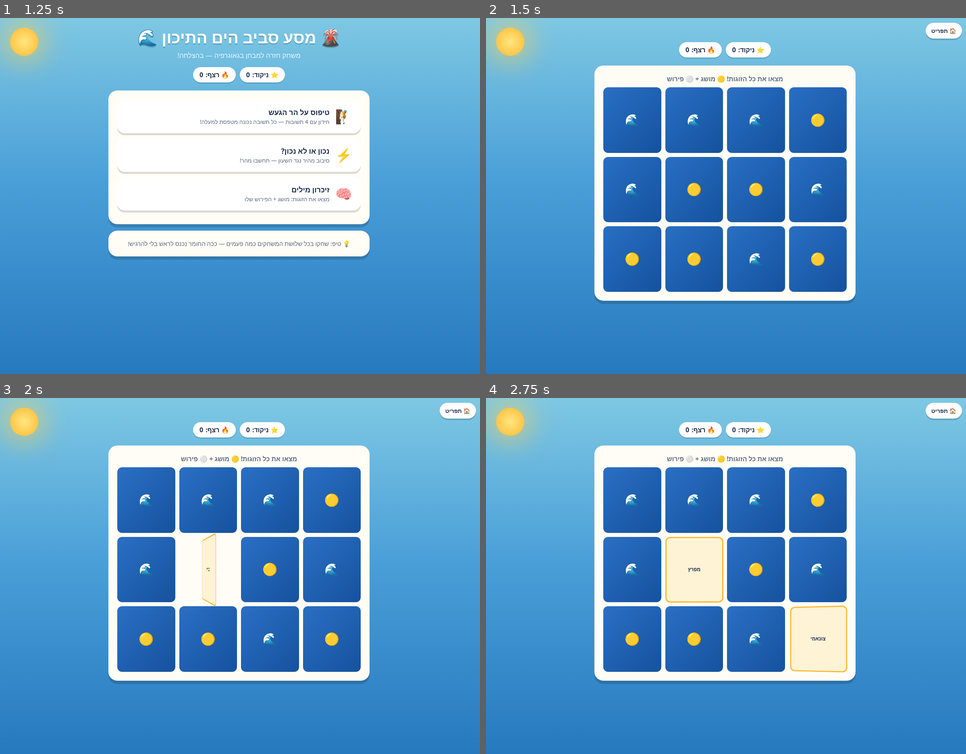
Above: before the commit, frames 1-4 (two rows, left to right).
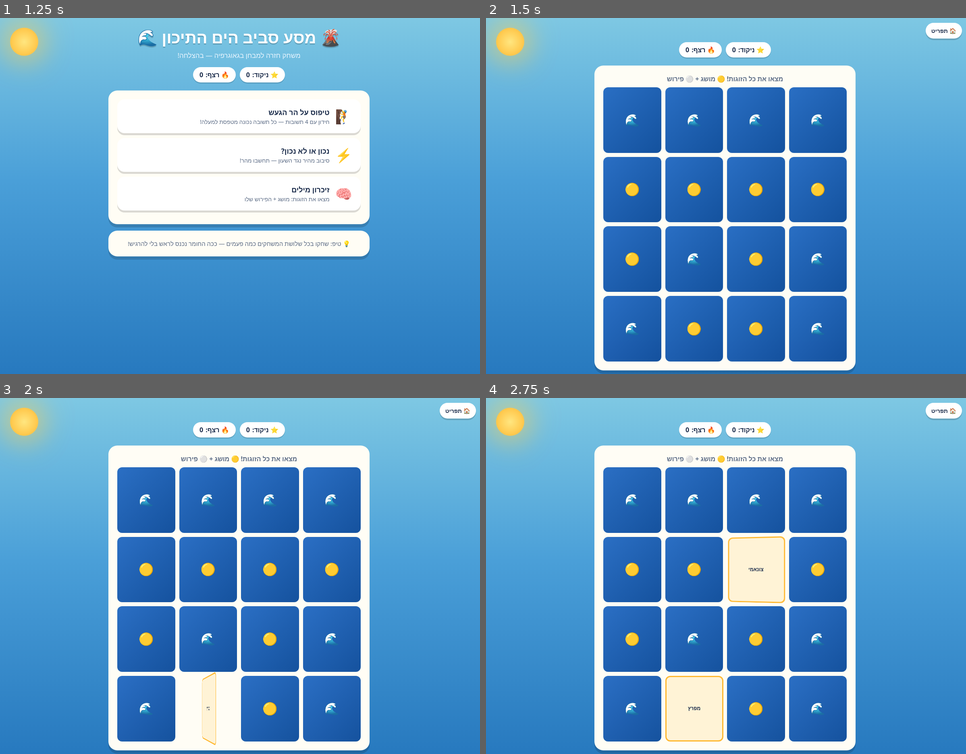
Above: after the commit, the same moments.

Repository: ohadk/homeworks-games
Game: browser game, page ido/geography/2026-11-16-mediterranean/index.html
The game is run twice, just before and just after one commit, with the same random seed, the same clock (stepped at 60 frames per second) and the same inputs.
Inputs:
- Up to frame 1 (1.25 s): no input
- Up to frame 2 (1.5 s): click "🧠 זיכרון מילים מצאו את הזוגות…" at 1.27 s
- Up to frame 3 (2 s): click "🟡 מפרץ" at 1.87 s
- Up to frame 4 (2.75 s): click "🟡 צונאמי" at 2.47 s

Frame 1 is identical in both runs. In frame 2, 12% of the frame differs, in the area x 22-77%, y 26-100%; in frame 3, 14%; in frame 4, 19%.

Commit message:
Add chapters 1-2: straits and canals, small seas, evaporation and water sources, salinity, storms and breakwaters, currents, developed vs developing
Co-Authored-By: Claude Fable 5 <noreply@anthropic.com>

Diff:
--- a/ido/geography/2026-11-16-mediterranean/index.html
+++ b/ido/geography/2026-11-16-mediterranean/index.html
@@ -299,6 +299,58 @@
     fact: "סביב הים התיכון יש רכסים גבוהים מאוד (האלפים), גבוהים פחות (האפנינים) ונמוכים (הגליל)." },
   { q: "על פני מה משתרע רכס הרי האלפים?", a: ["כמה מדינות באירופה", "מדינה אחת בלבד", "צפון אפריקה", "האי סיציליה"],
     fact: "והפסגה הגבוהה ברכס היא המון בלאן — כ-4,800 מטר." },
+  { q: "כמה מדינות שוכנות סביב הים התיכון?", a: ["20", "10", "5", "50"],
+    fact: "והן משתייכות לשלוש יבשות: אירופה, אסיה ואפריקה." },
+  { q: "לאילו יבשות שייכות המדינות שסביב הים התיכון?", a: ["אירופה, אסיה ואפריקה", "אירופה ואמריקה", "רק אפריקה", "אסיה ואוסטרליה"],
+    fact: "20 מדינות בשלוש יבשות — וכולן חולקות מאפיינים 'ים תיכוניים'." },
+  { q: "איזה מצר מחבר את הים התיכון לאוקיינוס האטלנטי?", a: ["מצר גיברלטר", "מצר הבוספורוס", "תעלת סואץ", "מצר הדרדנלים"],
+    fact: "גיברלטר נמצא במערב — ודרכו נכנסים רוב המים החדשים לים התיכון." },
+  { q: "אילו מצרים מחברים את הים התיכון לים השחור?", a: ["הבוספורוס והדרדנלים", "גיברלטר וסואץ", "מצר מסינה", "אין מעבר לים השחור"],
+    fact: "הם בצפון-מזרח, וים השיש (מרמרה) נמצא ביניהם. הבוספורוס עובר ממש בתוך איסטנבול!" },
+  { q: "מה מחבר את הים התיכון לים סוף?", a: ["תעלת סואץ", "מצר גיברלטר", "מצר הבוספורוס", "נהר הנילוס"],
+    fact: "תעלת סואץ נחפרה בידי בני אדם לפני כ-140 שנה." },
+  { q: "מה ההבדל בין מצר לתעלה ימית?", a: ["מצר הוא מעבר טבעי, תעלה נחפרה בידי אדם", "מצר תמיד רחב יותר", "אין שום הבדל", "מצר מלאכותי, תעלה טבעית"],
+    fact: "גיברלטר — מצר טבעי. סואץ — תעלה שבני אדם חפרו." },
+  { q: "באיזה שיא עולמי מחזיק הים התיכון?", a: ["הים הסגור (כמעט) הגדול בעולם", "הים העמוק בעולם", "הים הקר בעולם", "הים עם הכי הרבה דגים"],
+    fact: "שלוש יבשות מקיפות אותו, ורק שלושה פתחים צרים מחברים אותו לימים אחרים." },
+  { q: "אילו ימים קטנים נכללים בחלקו הצפוני של הים התיכון?", a: ["האגאי, היוני, הטירני והאדריאטי", "ים סוף וים המלח", "הים השחור והכספי", "האוקיינוס האטלנטי וים מרמרה"],
+    fact: "בכל אחד מהם שונות הטמפרטורה, כמות הדגים ומידת המליחות." },
+  { q: "למה פני הים התיכון לא יורדים למרות ההתאדות הגדולה?", a: ["כי כל הזמן נכנסים אליו מים חדשים", "כי אין בו התאדות בכלל", "כי הוא קפוא בחורף", "כי הוא מחובר רק לנהר אחד"],
+    fact: "בלי מים חדשים פני הים היו יורדים כ-120 ס\"מ בכל שנה!" },
+  { q: "מהו מקור המים העיקרי של הים התיכון?", a: ["האוקיינוס האטלנטי, דרך מצר גיברלטר", "גשמי הקיץ", "תעלת סואץ", "מי תהום מהמדבר"],
+    fact: "מקורות נוספים: נהרות ונחלים, מים מהים השחור דרך הבוספורוס, וגשמי החורף." },
+  { q: "איפה מי הים התיכון מלוחים יותר?", a: ["בחלק הדרומי והמזרחי", "בחלק הצפוני", "ליד שפכי הנהרות", "בכל מקום אותו דבר"],
+    fact: "בדרום חם ויבש — ההתאדות גדולה, וכמעט אין נהרות שמוסיפים מים מתוקים." },
+  { q: "למה המים בצפון הים התיכון מלוחים פחות?", a: ["נהרות רבים וגשמים מוסיפים שם מים מתוקים", "כי שם קר והמלח קופא", "כי אין שם דגים", "כי שם הים עמוק יותר"],
+    fact: "וגם ההתאדות שם קטנה יותר, כי האקלים קריר יותר." },
+  { q: "מה קורה למלח כשמי ים מתאדים?", a: ["נשאר במים — והמליחות עולה", "מתאדה יחד עם המים", "הופך לחול", "נעלם"],
+    fact: "ככה גם מפיקים מלח בבריכות מלח לאורך החוף — המים מתאדים והמלח נשאר." },
+  { q: "איפה יש יותר דגים בים התיכון?", a: ["בחלק הצפוני, שבו המים מלוחים פחות", "בחלק הדרומי המלוח יותר", "אין דגים בים התיכון", "רק ליד תעלת סואץ"],
+    fact: "רוב מיני הדגים מתאימים לחיות במים שמידת המליחות שלהם אינה גבוהה." },
+  { q: "מהי התפלת מי ים?", a: ["הפקת מי שתייה ממי ים בהרחקת המלחים", "הוספת מלח למים", "חימום מי הים", "ניקוי החופים"],
+    fact: "ככל שהמים מלוחים יותר — תהליך ההתפלה קשה ויקר יותר." },
+  { q: "מתי מתרחשות רוב הסערות בים התיכון?", a: ["בחורף", "בקיץ", "רק באביב", "כל השנה באותה מידה"],
+    fact: "מזג אוויר סוער ורוחות חזקות — ובים מתפתחת סערה עם גלים ענקיים." },
+  { q: "לאיזה גובה מגיעים הגלים בסערה חזקה?", a: ["5–8 מטרים, כמו בניין של 2–3 קומות", "חצי מטר", "50 מטר", "קילומטר"],
+    fact: "הגלים העצומים האלה הם מהגורמים החשובים שמשנים את צורת החוף." },
+  { q: "מהו שובר גלים?", a: ["קיר שבונים בים כדי להגן על נמל מהגלים", "גל ענק במיוחד", "סלע טבעי באמצע הים", "סוג של ספינה"],
+    fact: "מלחים בנו שוברי גלים כבר לפני אלפי שנים — אפשר לראות אותם גם בחופי ישראל." },
+  { q: "איך נוצרים חלוקי האבן העגולים שעל החוף?", a: ["הגלים משייפים ומלטשים שברי סלעים במשך שנים", "הם נופלים מהשמיים", "דגים מגלגלים אותם", "בני אדם מפסלים אותם"],
+    fact: "הגלים שוברים סלעים מהמצוק, ואז מלטשים אותם לאט-לאט עד שהם חלקים ועגולים." },
+  { q: "מהו זרם ימי?", a: ["תנועה של מי ים ממקום למקום בכיוון אחד", "גל גבוה במיוחד", "רוח חזקה מעל הים", "מערבולת של דגים"],
+    fact: "הזרם העיקרי נכנס מהאוקיינוס האטלנטי דרך מצר גיברלטר ומקיף את הים התיכון." },
+  { q: "באיזו מהירות נעים רוב הזרמים בים התיכון?", a: ["כ-2 קמ\"ש — כמו הליכה איטית", "כ-100 קמ\"ש — כמו מכונית", "הם לא זזים בכלל", "כ-1,000 קמ\"ש"],
+    fact: "במעברים צרים, כמו בין איטליה לסיציליה, הזרם מהיר יותר — כ-4 קמ\"ש, כמו ריצה קלה." },
+  { q: "מה הזרמים נושאים איתם ממקום למקום?", a: ["חומרי סחף, חומרי פסולת ובעלי חיים ימיים", "רק מים נקיים", "עננים", "חול מהמדבר בלבד"],
+    fact: "כך הזרמים משנים את צורת החופים — ולפעמים גם מפזרים זיהום." },
+  { q: "מה מאפיין מדינה מפותחת?", a: ["תשתיות, חינוך ושירותים ברמה גבוהה", "שטח גדול במיוחד", "הרבה הרים", "חופים ארוכים"],
+    fact: "תשתיות = חשמל, מים, תחבורה ותקשורת. רוב תושביהן גרים בערים." },
+  { q: "איפה נמצאות רוב המדינות המתפתחות של אזור הים התיכון?", a: ["בדרום ובמזרח", "בצפון", "באירופה", "אין מדינות כאלה"],
+    fact: "במדינות מתפתחות רבים גרים בכפרים, ולא בכל בית יש חשמל, מים זורמים או בית ספר קרוב." },
+  { q: "למה הים התיכון נקרא 'גשר בין תרבויות'?", a: ["כי אלפי שנים עמים הפליגו בו, סחרו והחליפו מנהגים ומוצרים", "כי בנוי מעליו גשר ענק", "כי אסור לשוט בו", "כי הוא מחולק לשני חלקים"],
+    fact: "ספינות שטות בים התיכון כבר יותר מ-2,600 שנה — יש ציורים שלהן על כדים יווניים עתיקים!" },
+  { q: "מהי התאדות?", a: ["מים שמתחממים והופכים לאדים שעולים לאוויר", "ירידת גשם חזק", "קפיאת מים", "זרימת נהר אל הים"],
+    fact: "בגלל הקיץ החם, הארוך והיבש — ההתאדות בים התיכון גדולה במיוחד." },
 ];
 
 const TF = [
@@ -330,6 +382,21 @@
   { q: "מרוקו ואלג'יריה נמצאות מצפון לים התיכון.", t: false, fact: "הן בדרום — בצפון יבשת אפריקה." },
   { q: "בעמקי הנהרות הרחבים כמעט לא גרים אנשים.", t: false, fact: "להפך! עמקים רחבים נוחים למגורים וגרים בהם אנשים רבים." },
   { q: "רוב הנהרות הגדולים נשפכים אל הים התיכון מצפון.", t: true, fact: "כי הצפון גשום. מדרום המדברי מגיע רק הנילוס." },
+  { q: "סביב הים התיכון שוכנות 20 מדינות.", t: true, fact: "בשלוש יבשות: אירופה, אסיה ואפריקה." },
+  { q: "מצר גיברלטר מחבר את הים התיכון לים סוף.", t: false, fact: "גיברלטר מחבר לאוקיינוס האטלנטי. לים סוף מגיעים דרך תעלת סואץ." },
+  { q: "תעלת סואץ נחפרה בידי בני אדם.", t: true, fact: "לפני כ-140 שנה. מצר, לעומת תעלה, הוא מעבר טבעי." },
+  { q: "מצר הבוספורוס עובר בתוך העיר איסטנבול.", t: true, fact: "יחד עם הדרדנלים הוא מחבר את הים התיכון לים השחור." },
+  { q: "בקיץ של אזור הים התיכון יורד הרבה גשם.", t: false, fact: "הקיץ חם, יבש וארוך. הגשם יורד בחורף הקצר." },
+  { q: "בלי כניסת מים חדשים, פני הים התיכון היו יורדים בכל שנה.", t: true, fact: "כ-120 ס\"מ בשנה — בגלל ההתאדות הגדולה!" },
+  { q: "המים בחלק הדרומי והמזרחי של הים התיכון מלוחים יותר.", t: true, fact: "שם חם ויבש — התאדות גדולה וכמעט בלי נהרות של מים מתוקים." },
+  { q: "ככל שהמים מלוחים יותר, קל יותר להתפיל אותם.", t: false, fact: "להפך! מים מלוחים יותר = התפלה קשה ויקרה יותר." },
+  { q: "בחלק הצפוני של הים התיכון יש יותר דגים.", t: true, fact: "כי רוב הדגים מתאימים למים שמליחותם אינה גבוהה." },
+  { q: "גלי סערה בים התיכון יכולים להגיע לגובה של בניין.", t: true, fact: "5–8 מטרים — כמו בניין של 2–3 קומות." },
+  { q: "שובר גלים הוא גל ענק ומסוכן במיוחד.", t: false, fact: "להפך — זה קיר מגן שבונים בים ליד נמלים וחופים." },
+  { q: "הזרם העיקרי של הים התיכון נכנס דרך מצר גיברלטר.", t: true, fact: "הוא נע מזרחה לאורך חופי צפון אפריקה ומקיף את הים." },
+  { q: "הזרמים בים התיכון מהירים כמו מכונית.", t: false, fact: "רובם איטיים — כ-2 קמ\"ש, כמו הליכה. במצרים צרים עד כ-4 קמ\"ש." },
+  { q: "רוב המדינות בצפון הים התיכון הן מדינות מפותחות.", t: true, fact: "ורוב המדינות בדרום ובמזרח — מתפתחות." },
+  { q: "הים האגאי, הטירני והאדריאטי הם ימים קטנים בתוך הים התיכון.", t: true, fact: "כולם בחלקו הצפוני — וגם הים היוני." },
 ];
 
 const PAIRS = [
@@ -348,6 +415,16 @@
   { term: "נהר", def: "אפיק רחב שזורמים בו מים רבים כל השנה" },
   { term: "לוחות", def: "החלקים הענקיים של קרום כדור הארץ" },
   { term: "קו חוף מפורץ", def: "חוף עם הרבה מפרצים וחצאי איים" },
+  { term: "מצר", def: "מעבר ים צר וטבעי בין שני חלקי יבשה" },
+  { term: "תעלה ימית", def: "תעלה שחפרו בני אדם בין שני ימים" },
+  { term: "זרם ימי", def: "תנועת מי ים בכיוון אחד" },
+  { term: "התאדות", def: "מים שהופכים לאדים ועולים לאוויר" },
+  { term: "אקלים", def: "מזג האוויר האופייני לאורך שנים" },
+  { term: "שובר גלים", def: "קיר בים שמגן על נמל מהגלים" },
+  { term: "מצוק", def: "סלע גבוה ותלול בחוף" },
+  { term: "התפלה", def: "הרחקת מלחים ממי ים כדי לשתות" },
+  { term: "מדינה מפותחת", def: "תשתיות ושירותים ברמה גבוהה" },
+  { term: "חלוקי אבן", def: "אבנים שהגלים ליטשו ועיגלו" },
 ];
 
 /* ================= STATE ================= */
@@ -518,7 +595,7 @@
 
 /* ================= MEMORY ================= */
 let memFirst = null, memLock = false, memMatched = 0, memPairs = [];
-const MEM_PAIRS = 6;
+const MEM_PAIRS = 8;
 function startMemory() {
   memPairs = shuffle(PAIRS).slice(0, MEM_PAIRS);
   memFirst = null; memLock = false; memMatched = 0;
